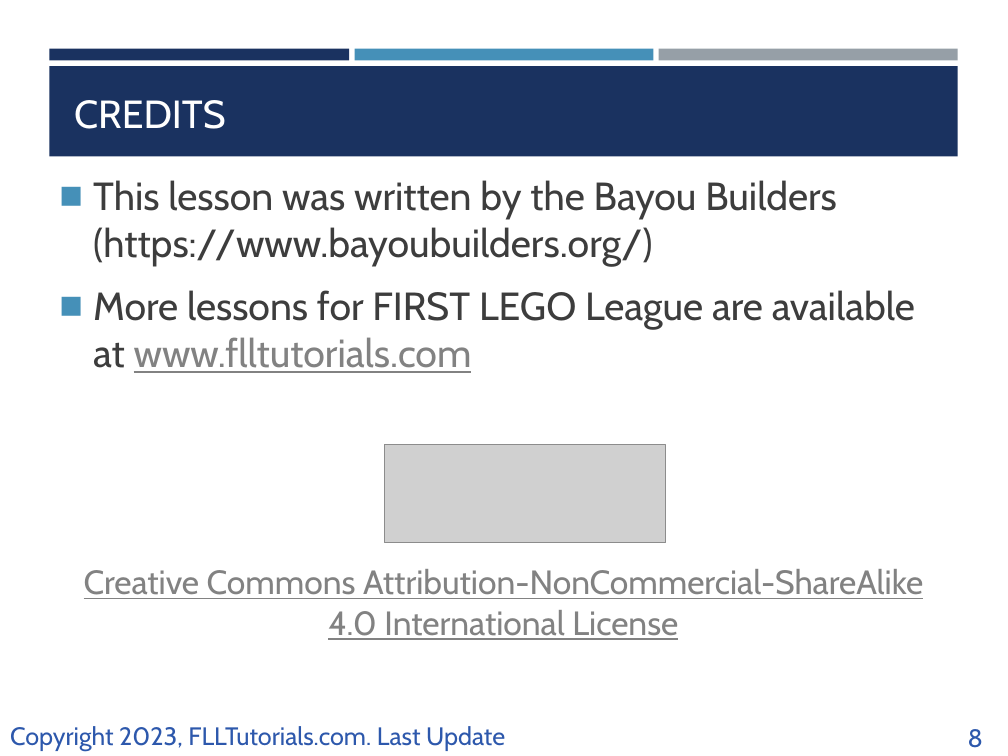
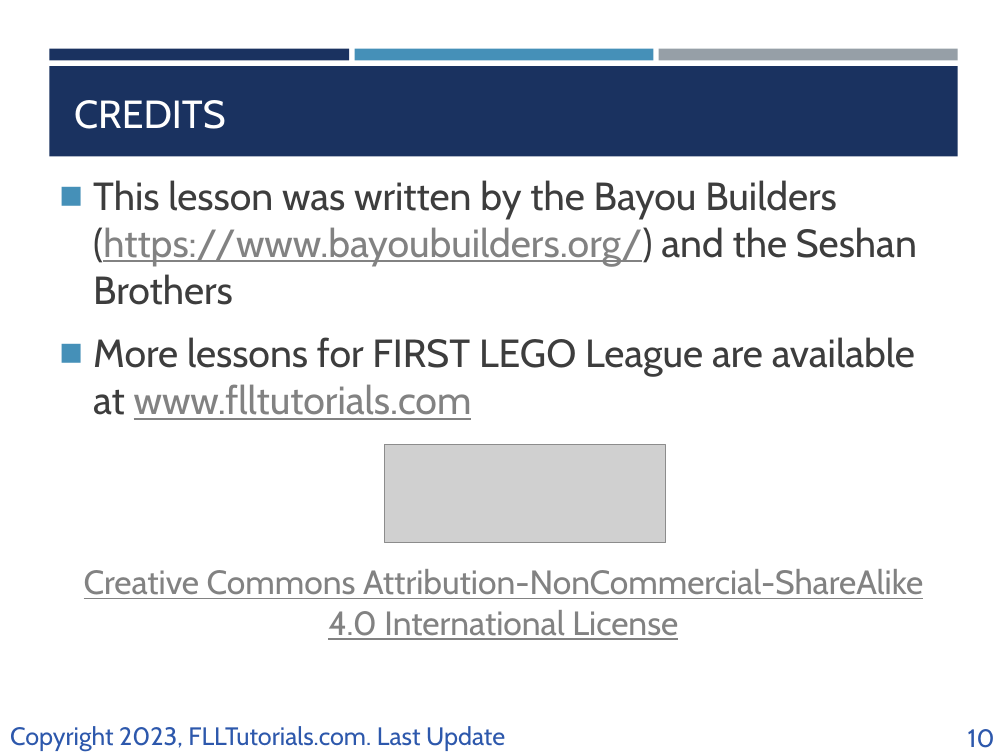
Before and after one commit to ev3lessons/FLL-Tutorials, a slide deck: slide 10 of translations/en-us/CoreValues/CVJudging.pptx (slide 8 before the commit). Drawn at 1008x756 pixels with LibreOffice and Linux fonts; fonts in the diff are those of the drawing; grey boxes stand for pictures. Boxes give left, top, right and bottom in pixels: in the first picture for what was removed or moved away, otherwise in the second. Text is boxed around its words. In the diff, an @@ line names an element or a change of style, - is before the commit and + after.

```diff
--- a/translations/en-us/CoreValues/CVJudging.pptx
+++ b/translations/en-us/CoreValues/CVJudging.pptx
@@ text at box(93, 180, 917, 305): text changed @@
-■ This lesson was written by the Bayou Builders (https://www.bayoubuilders.org/)
+■ This lesson was written by the Bayou Builders (https://www.bayoubuilders.org/) and the Seshan Brothers
@@ page number at box(968, 729, 995, 748): text changed @@
-8
+10
```
Also in this commit, not shown: 3 other slides changed, 2 slides added, 1 other file.
